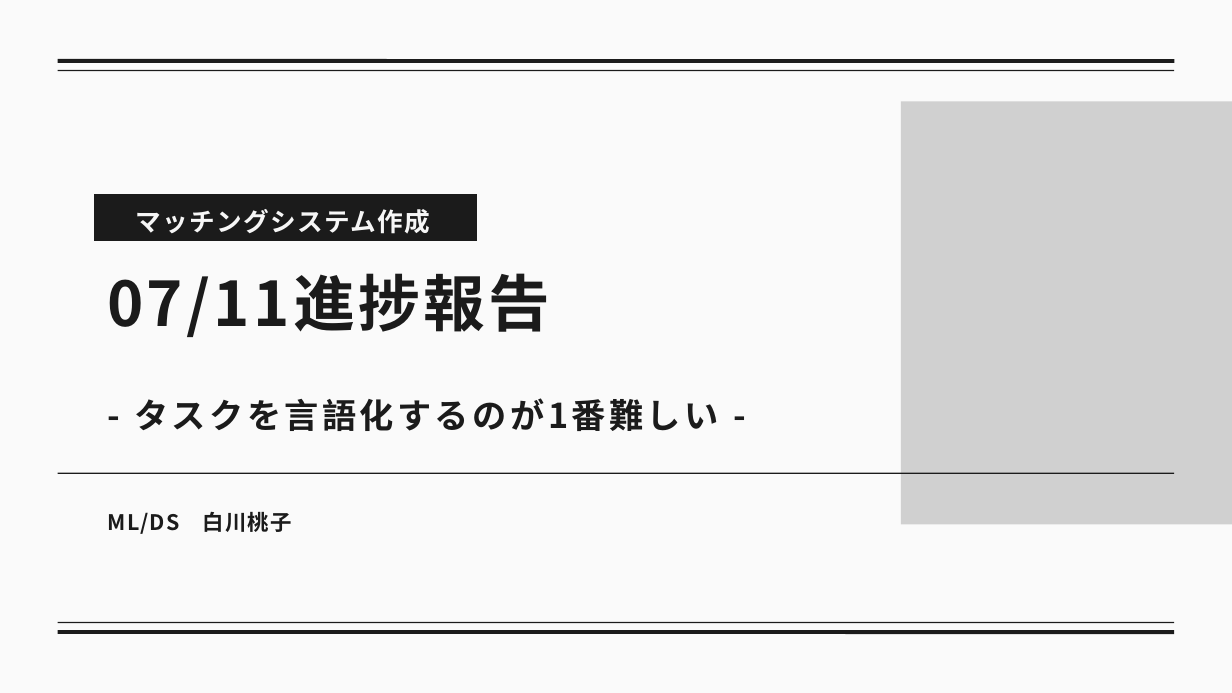
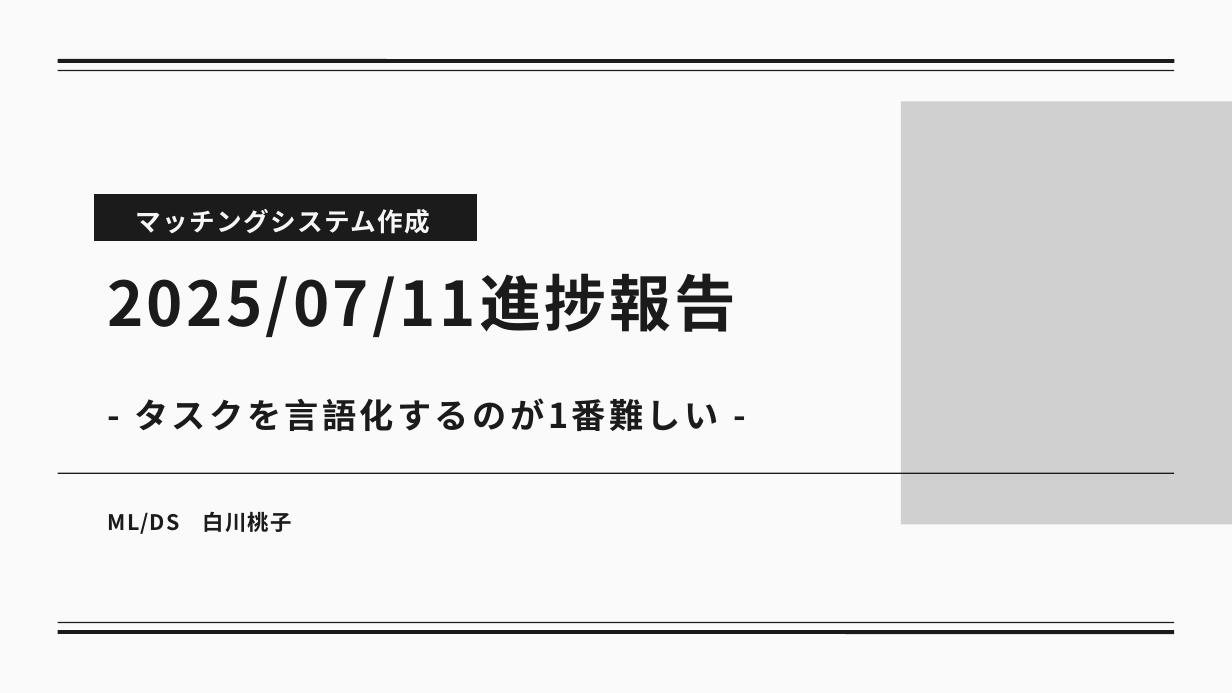
Before and after one commit to momok47/kokoronia, a slide deck: slide 1 of docs/ミーティング/発表資料/25_0711_進捗.pptx. Drawn at 1232x693 pixels with LibreOffice and Linux fonts; fonts in the diff are those of the drawing; grey boxes stand for pictures. Boxes give left, top, right and bottom in pixels: in the first picture for what was removed or moved away, otherwise in the second. Text is boxed around its words. In the diff, an @@ line names an element or a change of style, - is before the commit and + after.

```diff
--- a/docs/ミーティング/発表資料/25_0711_進捗.pptx
+++ b/docs/ミーティング/発表資料/25_0711_進捗.pptx
@@ text at bbox=[107, 273, 736, 337]: text changed @@
-07/11進捗報告
+2025/07/11進捗報告
```
Also in this commit, not shown: 4 other slides changed, 2 slides added, 7 other files.
